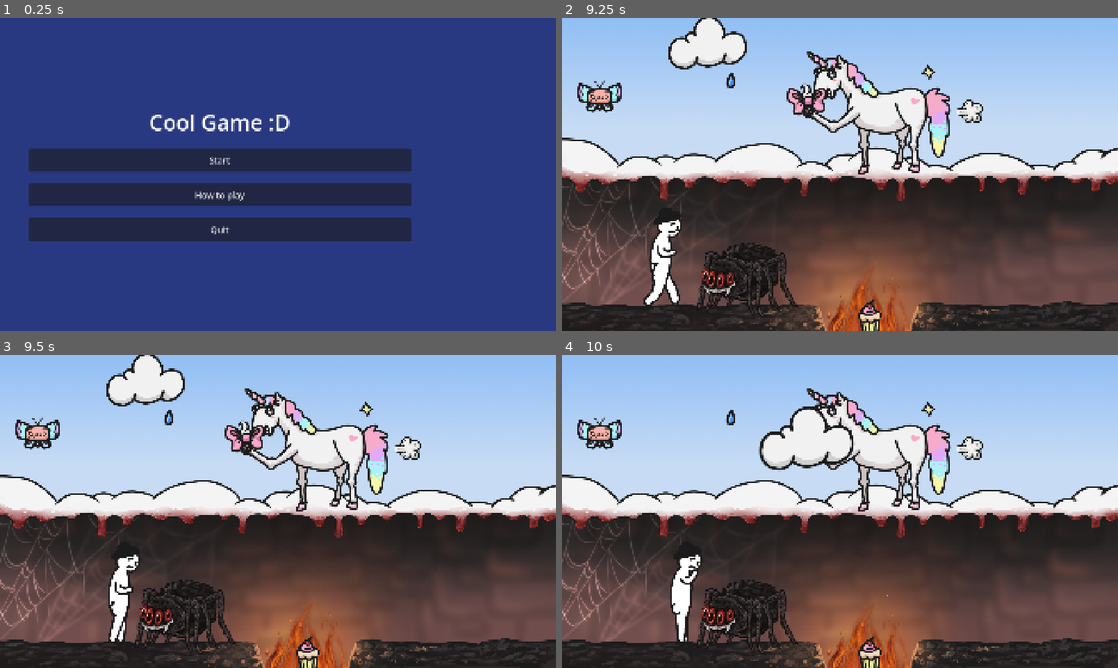
Above: before the commit, frames 1-4 (two rows, left to right).
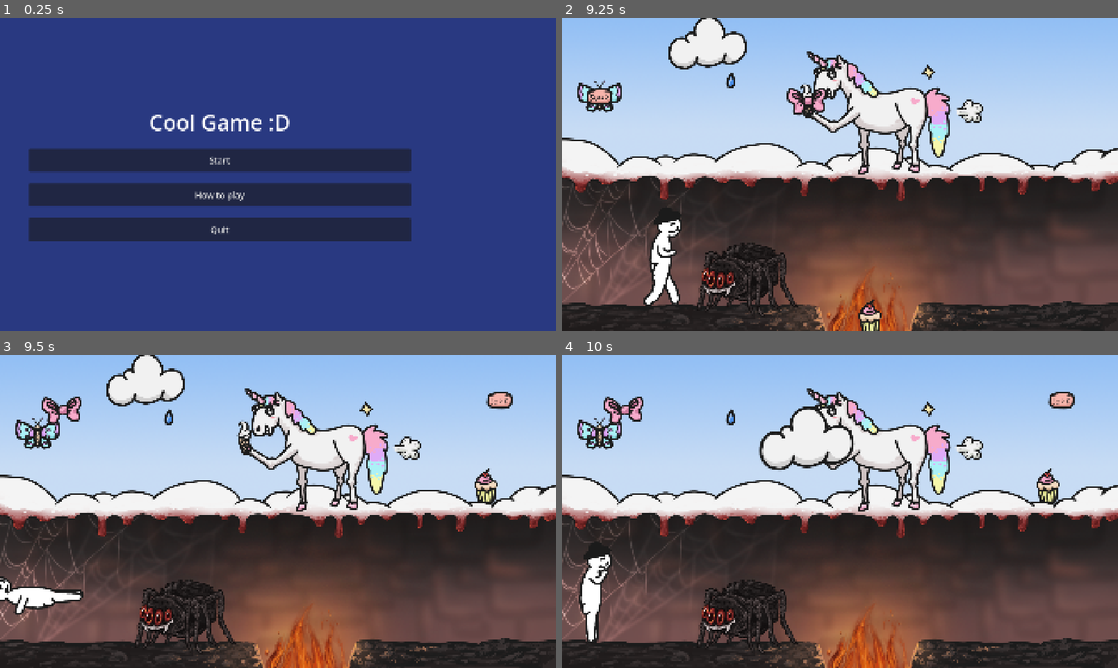
Above: after the commit, the same moments.

Repository: myryk31415/bimm-game-jam
Game: Godot game, scene res://scenes/main_menu.tscn
The game is run twice, just before and just after one commit, with the same random seed, the same clock (stepped at 60 frames per second) and the same inputs. The engine's default icon, where the game draws it, is replaced by a stand-in: a white triangle on a blue panel in a dark square.
Inputs (mouse positions are in pixels of both pictures, inside the frame that each line leads up to):
- Up to frame 1 (0.25 s): no input
- Up to frame 2 (9.25 s): click "Start" at 0.5 s; tap Enter (ui_accept) at 1.25, 2, 4.25, 5, 8.75 s; drag from (745, 280) to (878, 111) at 1.27 s; drag from (878, 111) to (745, 280) at 2.02 s; move the mouse to (806, 102) at 2.77 s; hold Left (left) 2.78-3.5 s; tap C (flip) at 2.85, 5.85, 8.85 s; click (806, 102) at 2.92 s; drag from (867, 318) to (878, 111) at 3.52 s; drag from (600, 96) to (806, 102) at 4.27 s; drag from (623, 74) to (806, 102) at 5.02 s; move the mouse to (967, 111) at 5.77 s; hold Right (right) 5.78-6.5 s; click (967, 111) at 5.92 s; drag from (1045, 149) to (867, 318) at 6.52 s; drag from (1062, 61) to (600, 96) at 7.27 s; drag from (928, 71) to (806, 102) at 8.02 s; move the mouse to (728, 80) at 8.77 s; hold Right (right) from 8.78 s (still down); click (728, 80) at 8.92 s
- Up to frame 3 (9.5 s): keep holding Right (right)
- Up to frame 4 (10 s): release Right (right) at 9.5 s; drag from (706, 380) to (806, 439) at 9.52 s

Frames 1-2 are identical in both runs. In frame 3, 3.8% of the frame differs, in the area x 0-93%, y 11-100%; in frame 4, 3.5%.

Commit message:
make enemies kill player
Signed-off-by: Paul Adam <adamp@posteo.de>

Diff:
--- a/scenes/level_1.tscn
+++ b/scenes/level_1.tscn
@@ -76,7 +76,7 @@
 [node name="Player" parent="." unique_id=1278691344 instance=ExtResource("2_rus8k")]
 position = Vector2(108, 820)
 
-[node name="Spider" parent="." unique_id=996746160 instance=ExtResource("8_15mv3")]
+[node name="Spider" parent="." unique_id=996746160 groups=["EndLevel"] instance=ExtResource("8_15mv3")]
 position = Vector2(640, 904)
 texture = ExtResource("7_pa8r4")
 sounds = Array[AudioStream]([ExtResource("8_2cbcq"), ExtResource("9_bamb7"), ExtResource("10_8jqp6"), ExtResource("11_j …(207 unchanged characters)…
@@ -92,7 +92,7 @@
 texture = ExtResource("9_e3sih")
 sounds = Array[AudioStream]([ExtResource("28_ensge"), ExtResource("29_qb2q0"), ExtResource("30_x3eym"), ExtResource("16_wbtxt")])
 
-[node name="Fire" parent="." unique_id=2146614021 instance=ExtResource("8_15mv3")]
+[node name="Fire" parent="." unique_id=2146614021 groups=["EndLevel"] instance=ExtResource("8_15mv3")]
 position = Vector2(1064, 1032)
 texture = ExtResource("10_2y5yt")
 sounds = Array[AudioStream]([ExtResource("33_ffvxj"), ExtResource("13_wbtxt")])
--- a/scenes/player.tscn
+++ b/scenes/player.tscn
@@ -61,16 +61,22 @@
 	else:
 		%AnimatedSprite2D.play(\"idle\")
 	move_and_slide()
-	get_last_slide_collision()
 
 	for i in get_slide_collision_count():
-		var collider_shape = get_slide_collision(i).get_collider_shape()
+		var collision = get_slide_collision(i)
+		var collider = collision.get_collider()
+		if collider is Node:
+			if collider.is_in_group(\"EndLevel\"):
+				die()
+		var collider_shape = collision.get_collider_shape()
 		if collider_shape is Node:
 			if collider_shape.is_in_group(\"EndLevel\"):
-				if not game_ended:
-					emit_signal(\"end_level\")
-				game_ended = true
-
+				die()
+
+func die():
+	if not game_ended:
+		game_ended = true
+		emit_signal(\"end_level\")
 
 func _on_animation_player_animation_finished(anim_name: StringName) -> void:
 	if anim_name == \"flip\":
